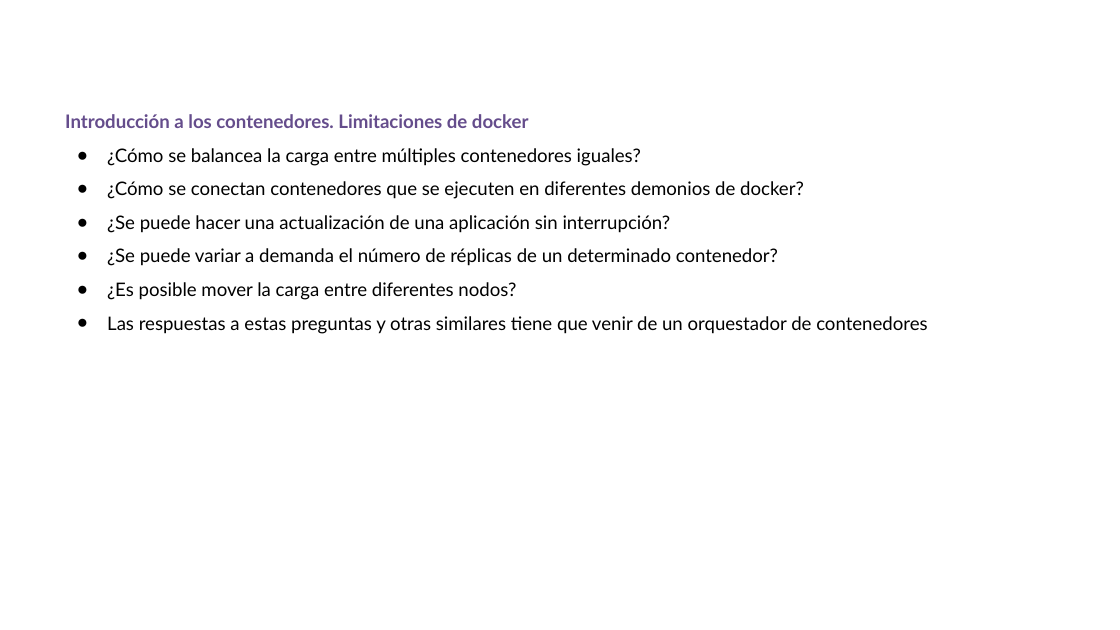
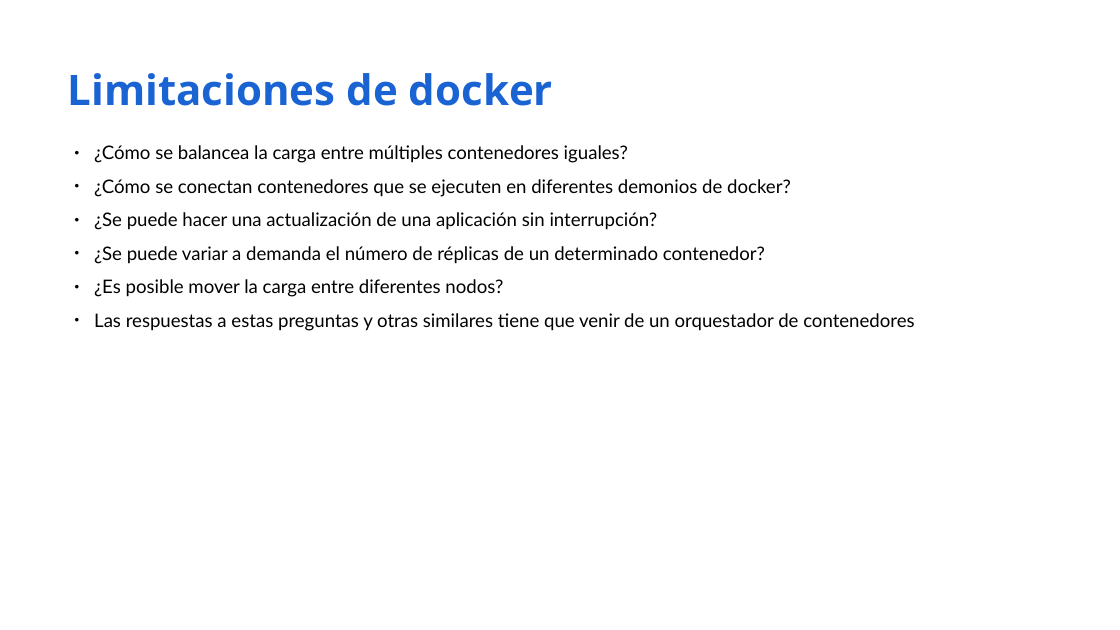
Before and after one commit to iesgn/curso_kubernetes_2020, a slide deck: slide 26 of unidad1/01-despliegue_aplic_contenedores.odp (slide 21 before the commit). Drawn at 1120x630 pixels with LibreOffice and Linux fonts; fonts in the diff are those of the drawing. Boxes give left, top, right and bottom in pixels: in the first picture for what was removed or moved away, otherwise in the second. Text is boxed around its words. In the diff, an @@ line names an element or a change of style, - is before the commit and + after.

```diff
--- a/unidad1/01-despliegue_aplic_contenedores.odp
+++ b/unidad1/01-despliegue_aplic_contenedores.odp
@@ text added at <box>68,73,553,106</box>, 36 pt, text #1963D3, bold @@
+Limitaciones de docker
@@ text at <box>65,114,529,128</box>: paragraph removed @@
-Introducción a los contenedores. Limitaciones de docker
@@ text "¿Cómo se balancea la carga ...": place and size @@
-text "¿Cómo se balancea la carga ..." at <box>65,114,927,334</box>
+text "¿Cómo se balancea la carga ..." at <box>94,145,914,331</box>
@@ text "¿Cómo se balancea la carga ..." at <box>94,145,914,331</box>: indent changed @@
```
Also in this commit, not shown: 10 other slides changed, 21 slides added, 1 slide removed, 1 other file.
